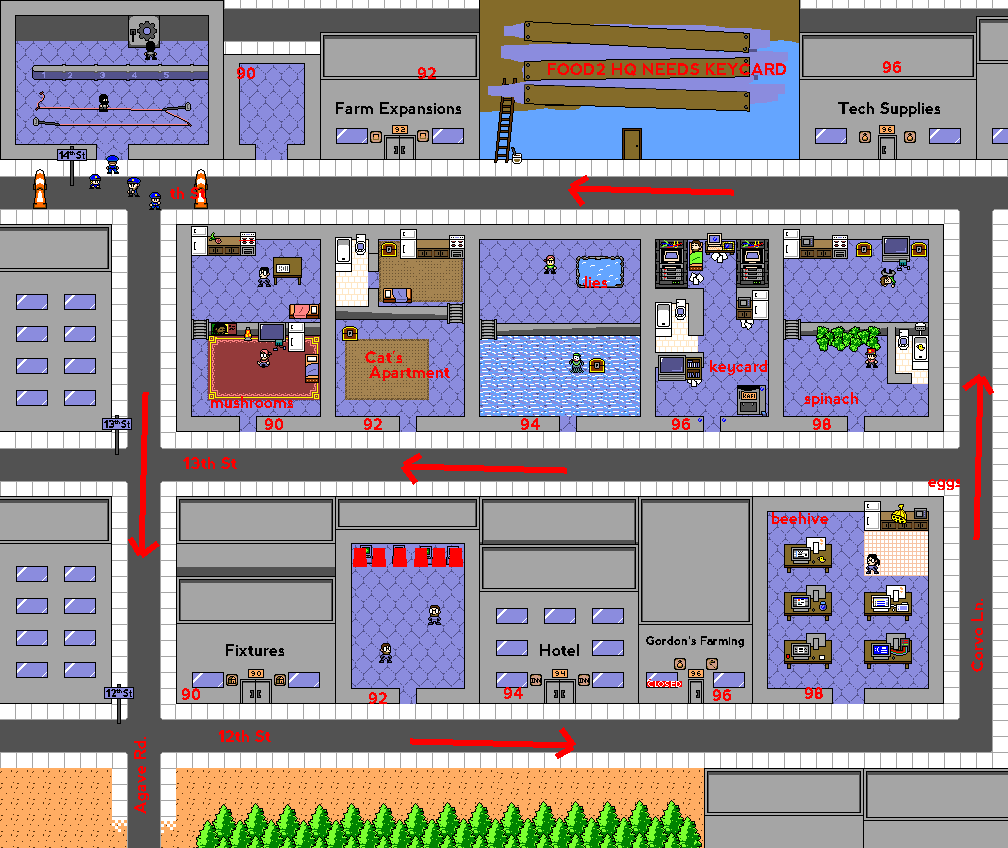
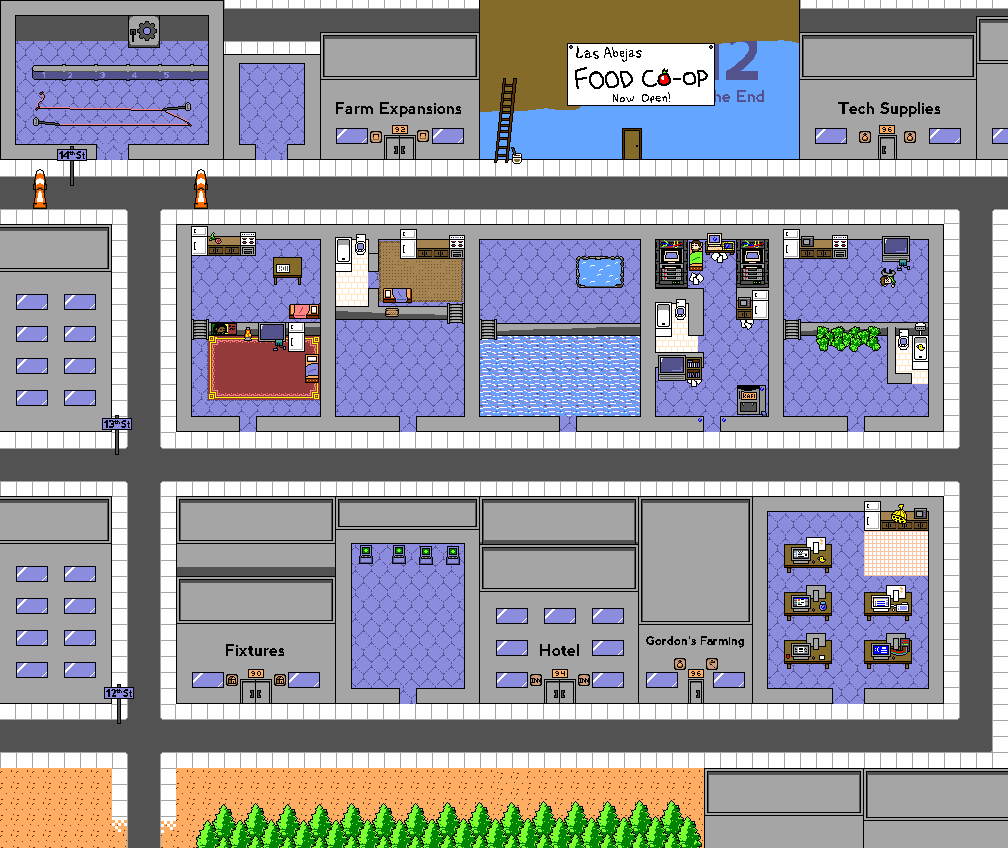
The second 1008 × 848 image is a revision of the first. Changes to its layers:
hid "_NOTES" over 89, 41, 994, 814
renamed "_iv" to "_IB", hid it over 524, 21, 750, 688
renamed "_nv" to "_NB", hid it over 488, 22, 788, 690
renamed "_ip" to "_IG", hid it over 345, 87, 737, 688
